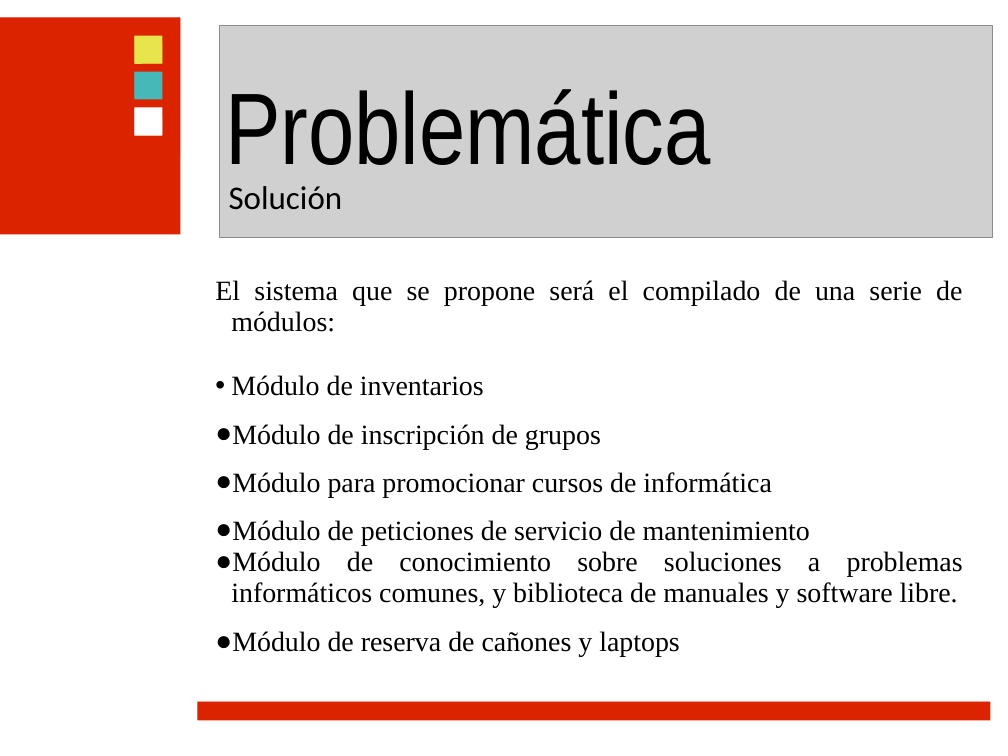
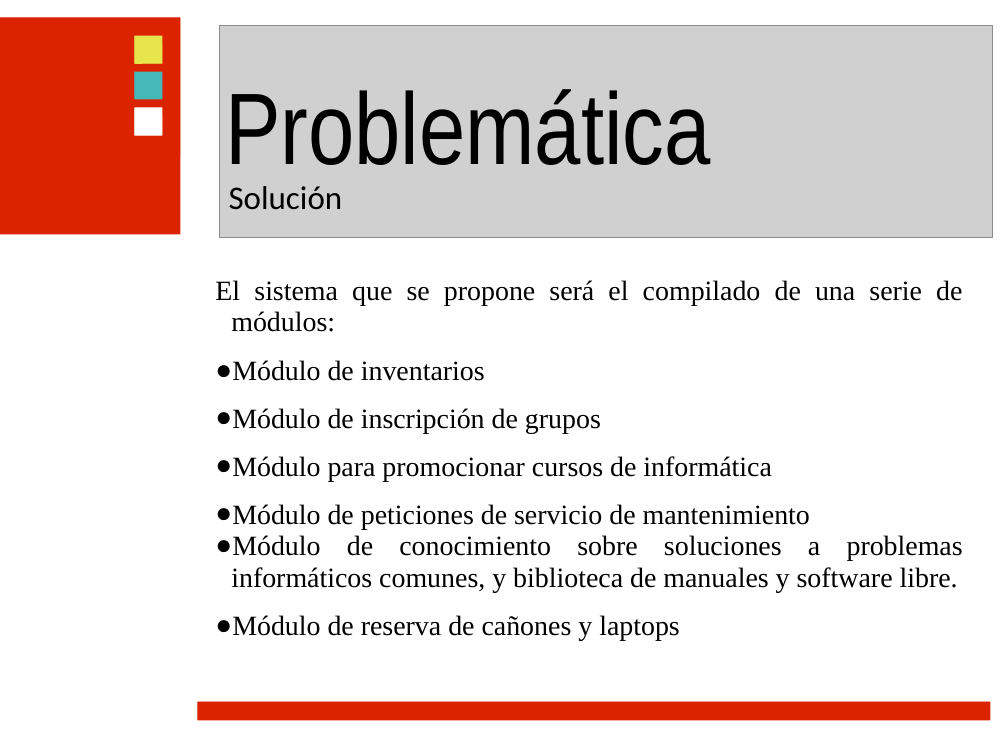
Before and after one commit to ramayac/jhard, a slide deck: slide 10 of presentaciones/primera defensa/jhard.ppt. Drawn at 1008x756 pixels with LibreOffice and Linux fonts; fonts in the diff are those of the drawing; grey boxes stand for pictures; background and template pictures are left out. Boxes give left, top, right and bottom in pixels: in the first picture for what was removed or moved away, otherwise in the second. Text is boxed around its words. In the diff, an @@ line names an element or a change of style, - is before the commit and + after.

Commit message:
fixes

```diff
--- a/presentaciones/primera defensa/jhard.ppt
+++ b/presentaciones/primera defensa/jhard.ppt
@@ text at bbox=[232, 360, 485, 381]: bullet • to ●; line spacing 0.95 to 1.43 @@
```
